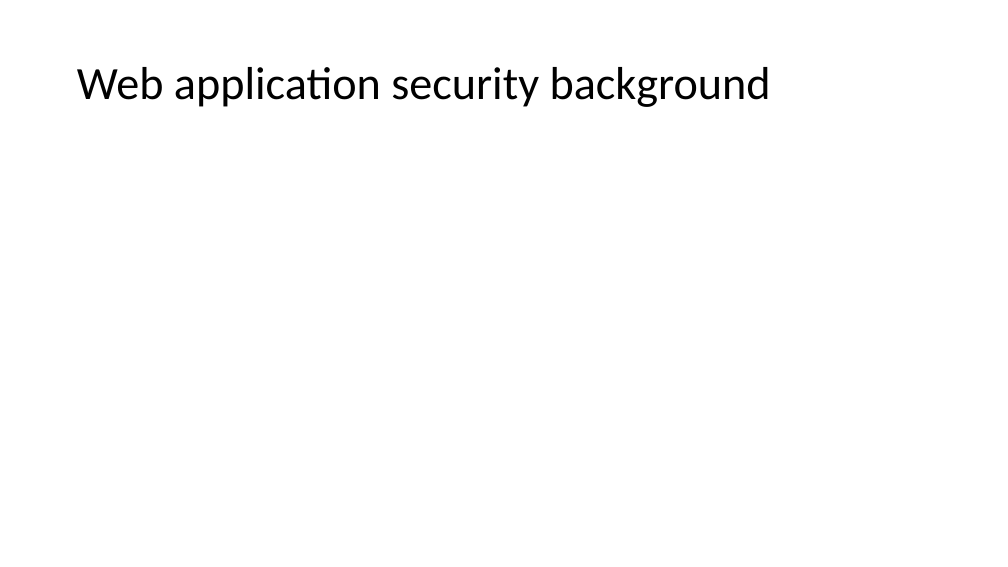
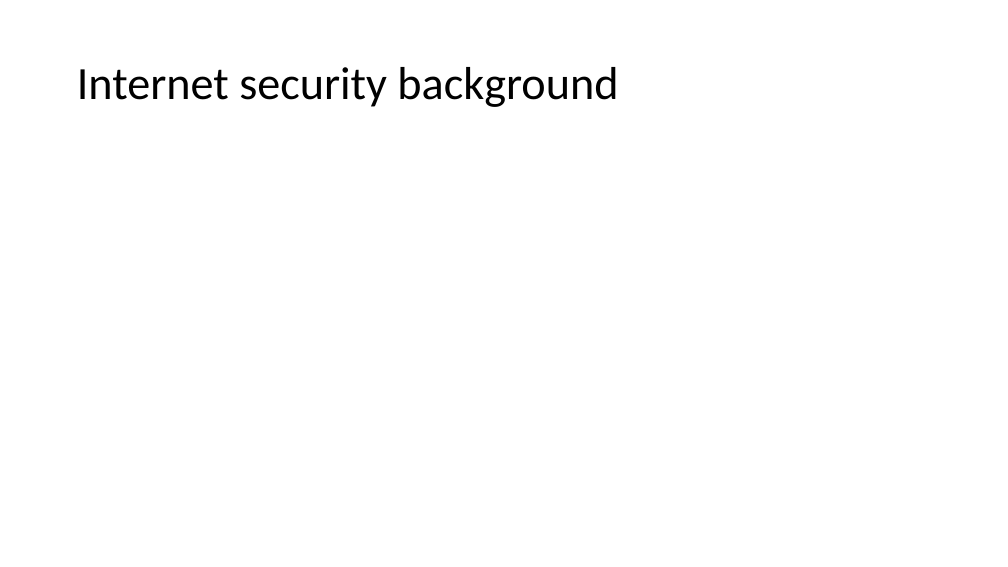
Before and after one commit to jacqbb/webscan, a slide deck: slide 3 of urlinfo_presentation.pptx. Drawn at 1008x567 pixels with LibreOffice and Linux fonts; fonts in the diff are those of the drawing; background and template pictures are left out. Boxes give left, top, right and bottom in pixels: in the first picture for what was removed or moved away, otherwise in the second. Text is boxed around its words. In the diff, an @@ line names an element or a change of style, - is before the commit and + after.

Commit message:
final outline of PPT, near finishing text materials.

```diff
--- a/urlinfo_presentation.pptx
+++ b/urlinfo_presentation.pptx
@@ title at box(77, 67, 618, 107): text changed @@
-Web application security background
+Internet security background
```
Also in this commit, not shown: 5 other slides changed, 17 slides added, 6 other files.
